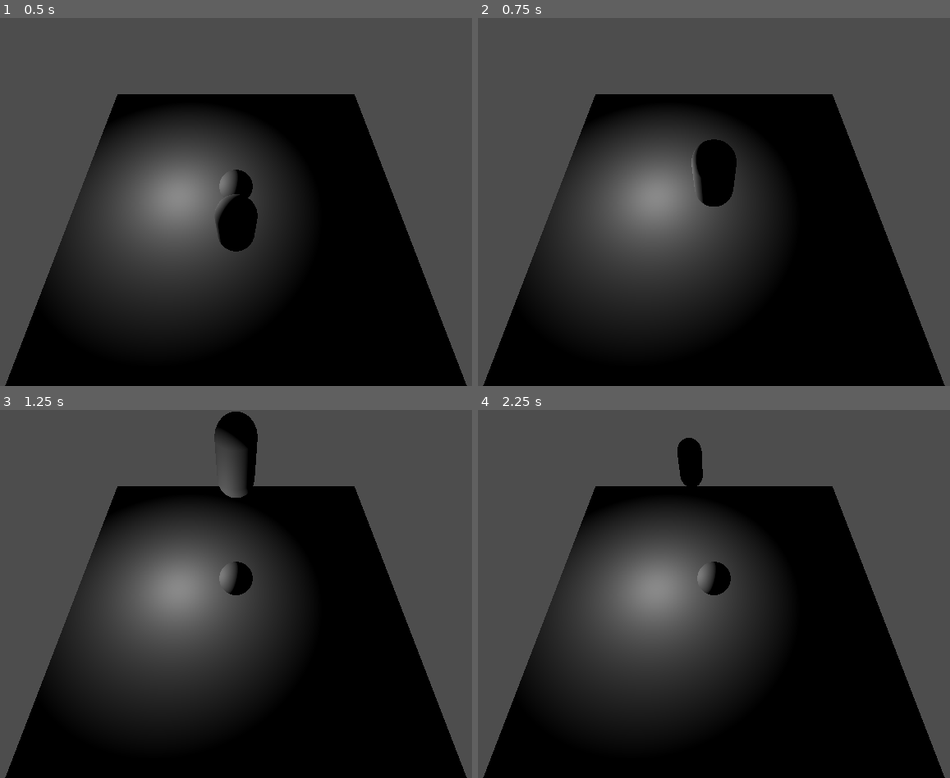
Above: before the commit, frames 1-4 (two rows, left to right).
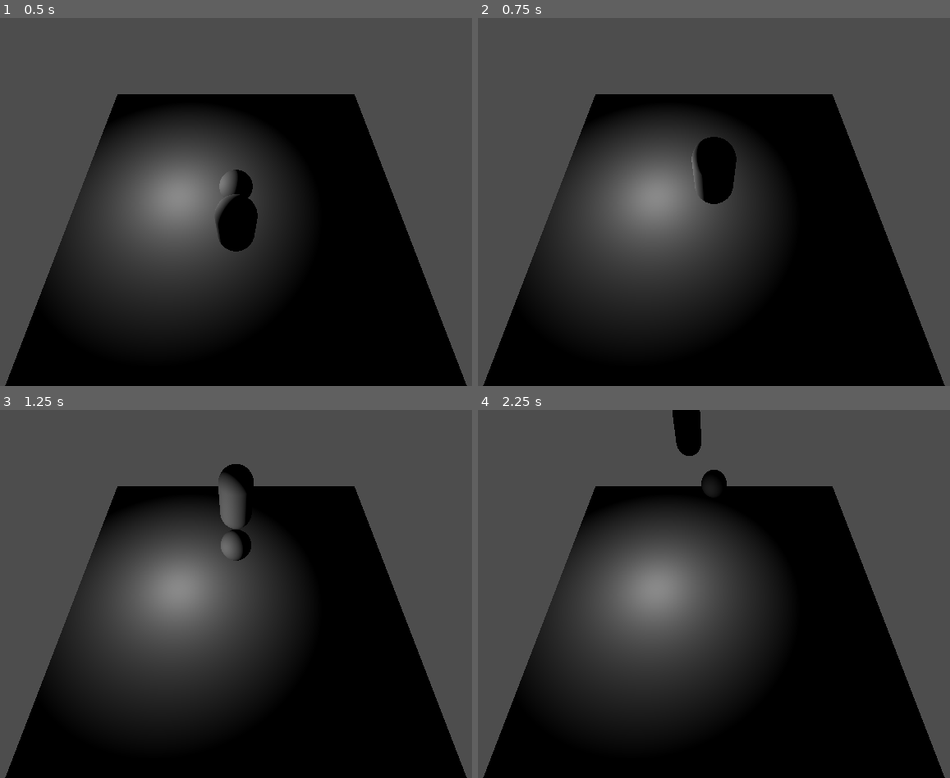
Above: after the commit, the same moments.

Repository: phil-shenk/clown-delivery-game
Game: Godot game, scene res://main.tscn
Same seed, same stepped clock (60 frames per second), same inputs: the game is played once before the commit and once after it.
Inputs:
- Up to frame 1 (0.5 s): no input
- Up to frame 2 (0.75 s): tap Enter (ui_accept) at 0.5 s; hold Up (ui_up) from 0.53 s (still down)
- Up to frame 3 (1.25 s): keep holding Up (ui_up); tap Enter (ui_accept) at 0.77 s
- Up to frame 4 (2.25 s): tap Enter (ui_accept) at 1.52 s; release Up (ui_up) at 2.03 s; hold Left (ui_left) from 2.03 s (still down)

Frame 1 is identical in both runs. In frame 2, 0.2% of the frame differs, in the area x 45-55%, y 32-52%; in frame 3, 2.3%, in the area x 45-55%, y 0-51%; in frame 4, 1.5%.

Commit message:
HE CAN KICK THE BALL

Diff:
--- a/main.tscn
+++ b/main.tscn
@@ -29,6 +29,8 @@
 
 [node name="Ball" type="RigidBody3D" parent="."]
 transform = Transform3D(1, 0, 0, 0, 1, 0, 0, 0, 1, 0, 1.99635, 0)
+collision_layer = 8
+collision_mask = 11
 script = ExtResource("1_sqgk5")
 
 [node name="MeshInstance3D" type="MeshInstance3D" parent="Ball"]
@@ -45,6 +47,7 @@
 
 [node name="Player" type="CharacterBody3D" parent="."]
 transform = Transform3D(1, 0, 0, 0, 1, 0, 0, 0, 1, 0, 2, 1.48146)
+collision_layer = 2
 script = ExtResource("2_7buf4")
 
 [node name="CollisionShape3D" type="CollisionShape3D" parent="Player"]
